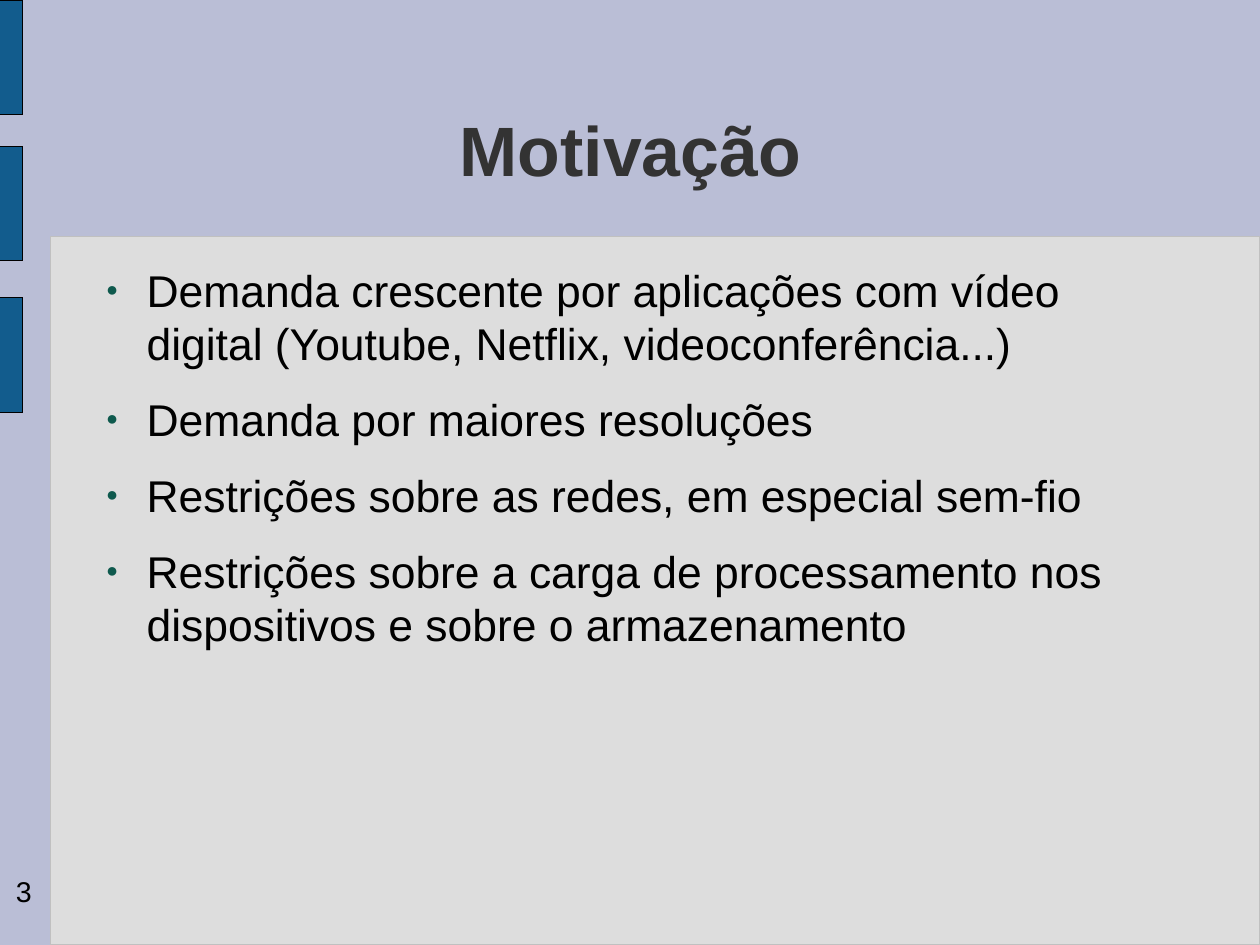
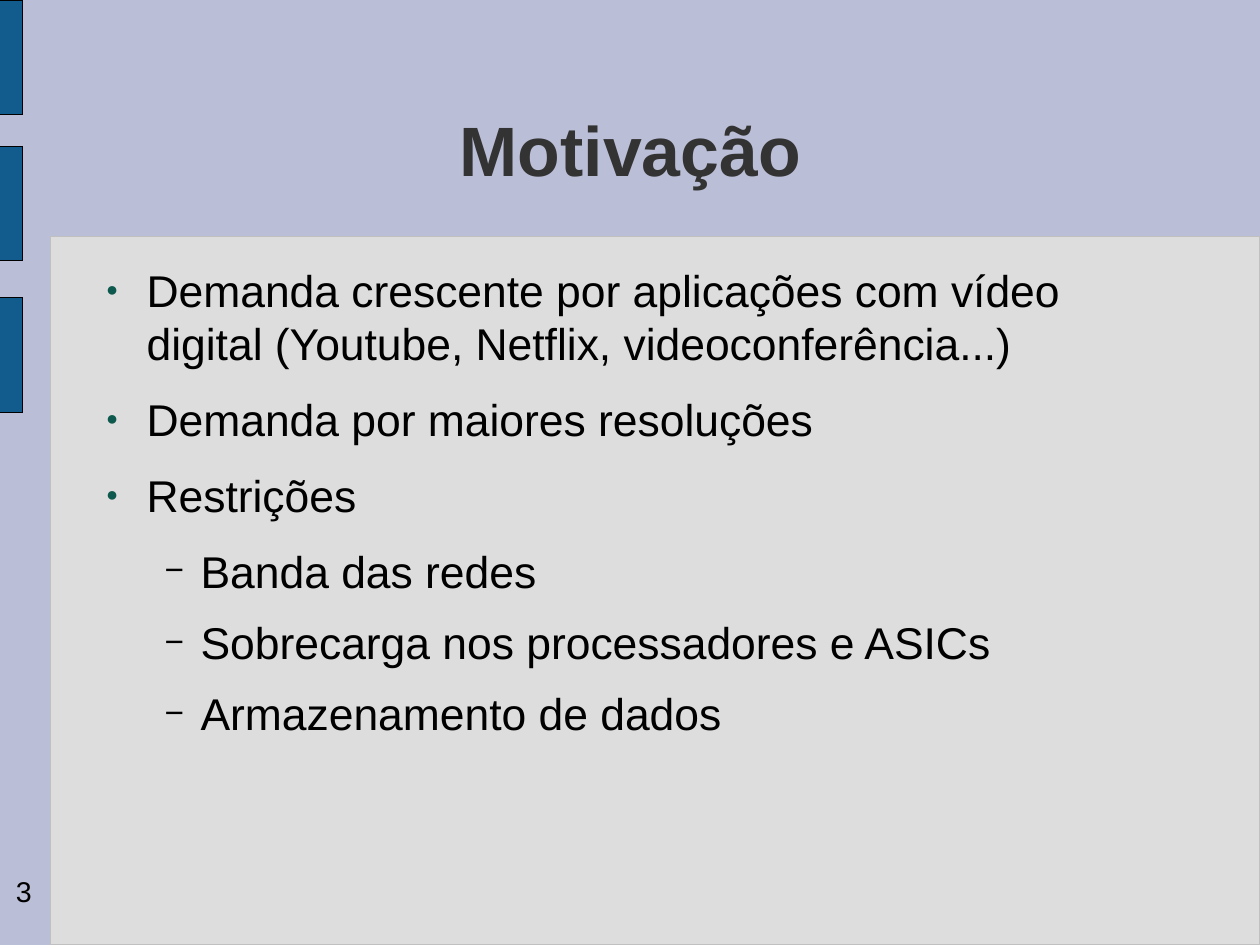
Before and after one commit to gabrieldiego/tg, a slide deck: slide 3 of artigo/apresentacao-tg2.odp. Drawn at 1260x945 pixels with LibreOffice and Linux fonts; fonts in the diff are those of the drawing; background and template pictures are left out. Boxes give left, top, right and bottom in pixels: in the first picture for what was removed or moved away, otherwise in the second. Text is boxed around its words. In the diff, an @@ line names an element or a change of style, - is before the commit and + after.

```diff
--- a/artigo/apresentacao-tg2.odp
+++ b/artigo/apresentacao-tg2.odp
@@ text at bbox=[147, 479, 990, 731]: text changed @@
-● Restrições sobre as redes, em especial sem-fio
-● Restrições sobre a carga de processamento nos dispositivos e sobre o armazenamento
+● Restrições
+  − Banda das redes
+  − Sobrecarga nos processadores e ASICs
+  − Armazenamento de dados
```
Also in this commit, not shown: 13 other slides changed, 3 slides added, 1 other file.
